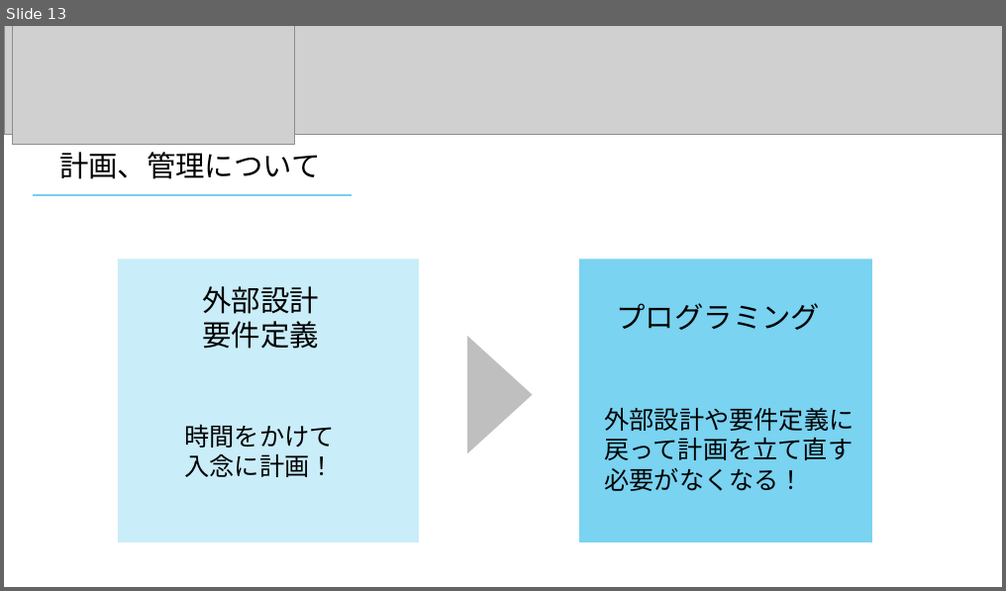
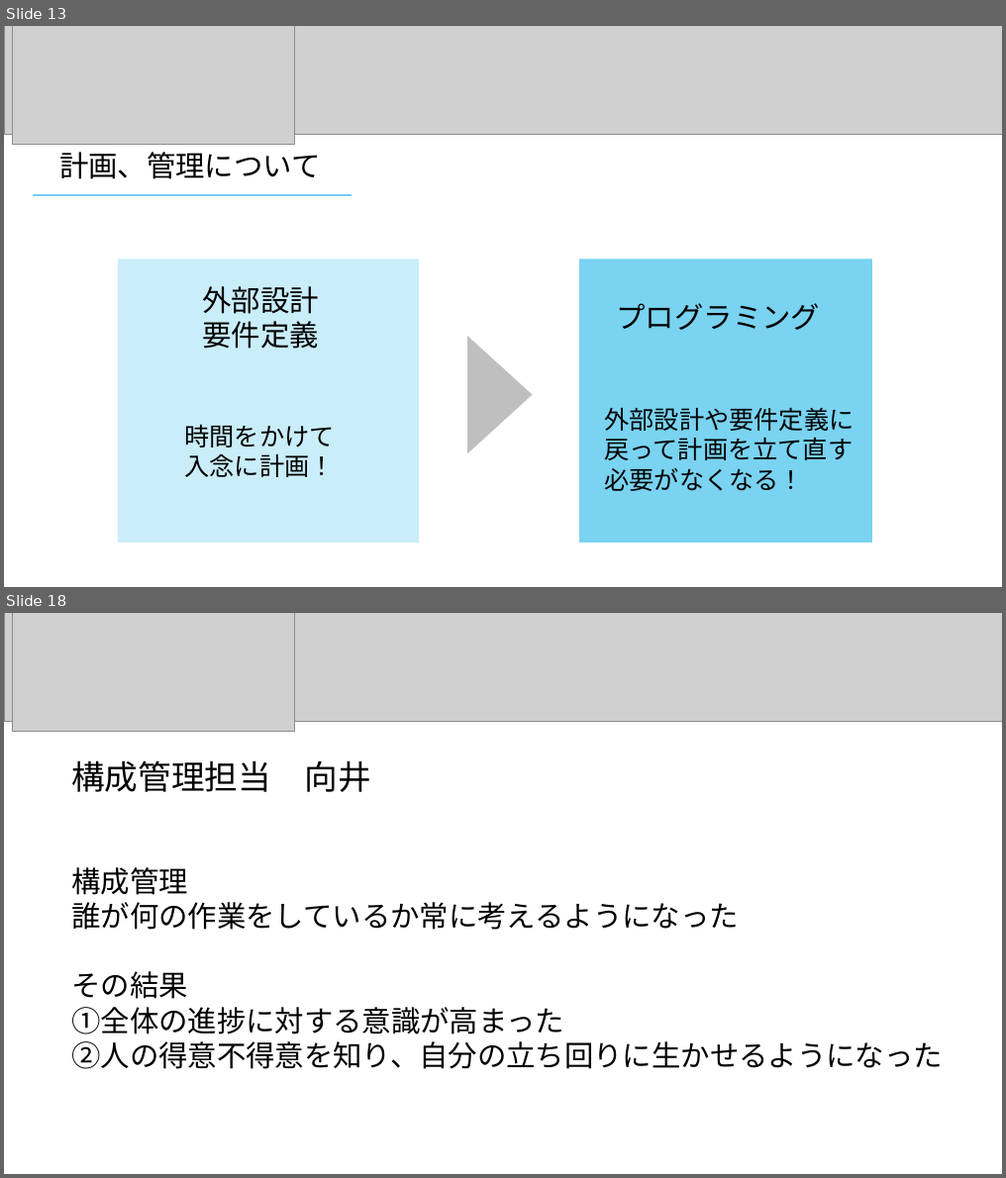
Before and after one commit to dojo2023/D-2, a slide deck: doc/開発演習発表資料/発表パワポ.pptm. Shown one above the other, each under a label of ours: slide 13 before the commit, slides 13 and 18 after it; the slides between them are not shown. The pictures are 1006x591 and 1006x1178 pixels, drawn with LibreOffice and Linux fonts; fonts in the diff are those of the drawing; grey boxes stand for pictures. Boxes give left, top, right and bottom in pixels: in the first picture for what was removed or moved away, otherwise in the second. Text is boxed around its words. In the diff, an @@ line names an element or a change of style, - is before the commit and + after.

```diff
--- a/doc/開発演習発表資料/発表パワポ.pptm
+++ b/doc/開発演習発表資料/発表パワポ.pptm
@@ slide 18 added at bbox=[4, 613, 1002, 1174], background #FFFFFF @@
@@ picture added at bbox=[4, 613, 1002, 721] @@
@@ picture added at bbox=[13, 613, 295, 731] @@
@@ text added at bbox=[71, 761, 371, 792], 32 pt, text #000000 @@
+構成管理担当 向井
@@ text added at bbox=[71, 867, 943, 1069], 28 pt, text #000000 @@
+構成管理
+誰が何の作業をしているか常に考えるようになった
+その結果
+①全体の進捗に対する意識が高まった
+②人の得意不得意を知り、自分の立ち回りに生かせるようになった
```
Also in this commit, not shown: 4 slides changed, 5 other slides added.
